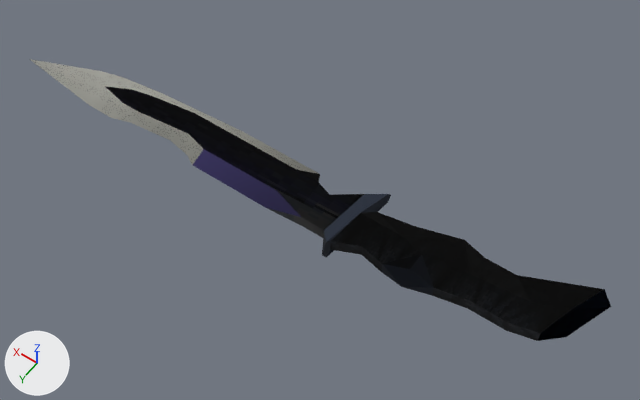
One commit to the glTF model native/assets/weapons/pd/19-combat-knife-fp.glb: the scene before it, then after it.
Both versions are drawn from a 50 mm lens placed at (-97.0, 335.0, 538.0), pointed at (184.0, -58.0, -80.0). Lighting does not change. The marker at lower left points along +X, +Y and +Z. The first picture is the older version. Vertices at exactly the same position are counted once.

Objects in the first picture: 'gun'.
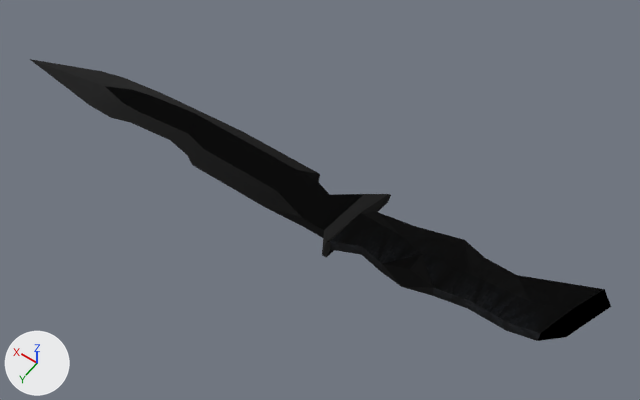
Changed parts and their boxes (x1, y1, x2, y2) in the pictures (640 x 400 px):
part 1 of me_knife_bin, recoloured: (105, 86, 364, 238) in both
part 2 of me_knife_bin, recoloured (grey to black): (30, 59, 319, 174) in both
part 3 of me_knife_bin, recoloured: (323, 194, 391, 256) in both

Diff of the bpy script that builds the scene:
```diff
--- a/native/assets/weapons/pd/19-combat-knife-fp.glb.py
+++ b/native/assets/weapons/pd/19-combat-knife-fp.glb.py
@@ mat_tex0323_32x32_cullbothenvmappingtexscales0_031250texscalet0_031250 @@
+mat_tex0323_32x32_cullbothenvmappingtexscales0_031250texscalet0_031250 = bpy.data.materials.new('tex0323_32x32_CullBothEnvMappingTexScaleS0.031250TexScaleT0.031250')
+# colours: black #000000, mixed with the vertex colours
+# uses the picture img_image_3
@@ mat_tex063a_32x32_cullbothenvmappingtexscales0_031250texscalet0_031250 @@
+mat_tex063a_32x32_cullbothenvmappingtexscales0_031250texscalet0_031250 = bpy.data.materials.new('tex063a_32x32_CullBothEnvMappingTexScaleS0.031250TexScaleT0.031250')
+# colours: black #000000, mixed with the vertex colours
+# uses the picture img_image_1
@@ mat_tex0639_32x32_cullbothenvmappingtexscales0_031250texscalet0_031250 @@
+mat_tex0639_32x32_cullbothenvmappingtexscales0_031250texscalet0_031250 = bpy.data.materials.new('tex0639_32x32_CullBothEnvMappingTexScaleS0.031250TexScaleT0.031250')
+# colours: black #000000, mixed with the vertex colours
+# uses the picture img_image_0
@@ me_knife_bin @@
 me_knife_bin.from_pydata(...)  # 88 vertices, 172 faces; spans x -71.0..513.0, y -108.0..-3.0, z -77.0..-54.0
 # used by ob_gun; location = (0.0, 0.0, 0.0)
+# me_knife_bin part 1: all 44 faces that had it switch from mat_tex00_32x32 to mat_tex0639_32x32_cullbothenvmappingtexscales0_031250texscalet0_031250
+# me_knife_bin part 2: all 40 faces that had it switch from mat_tex01_32x32 to mat_tex063a_32x32_cullbothenvmappingtexscales0_031250texscalet0_031250
+# me_knife_bin part 3: all 38 faces that had it switch from mat_tex03_32x32 to mat_tex0323_32x32_cullbothenvmappingtexscales0_031250texscalet0_031250
 me_knife_bin.materials.append(mat_tex02_32x64)
```
